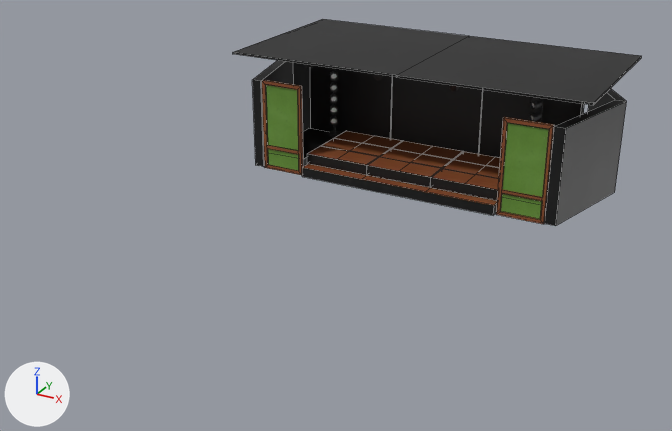
Before and after pictures for a commit that changed the Blender file stage00/stage00.blend.
Both versions are drawn from a 50 mm lens placed at (25.4, -58.2, 23.6), pointed at (-0.7, -10.7, -0.2). Lighting does not change. The marker at lower left points along +X, +Y and +Z. Mesh edges are drawn as thin lines on the coarser meshes.

The first picture shows 'Back-Wall-Panel', 'Butai-Sode', 'Ceiling', 'Side-Wall', 'Wood-Floor', 'Wood-Floor-Base'.
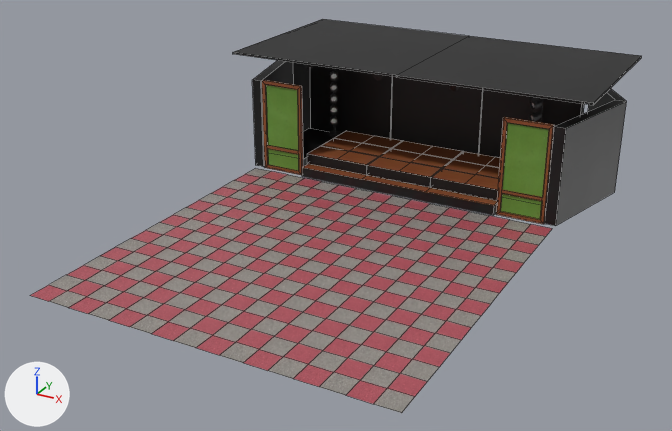
Commit message: Add carpet to stage00

Pixel boxes (x1, y1, x2, y2) of what changed, in the pictures (672 x 431 px):
```json
{"object": "Plane", "change": "added", "after": [30, 168, 552, 413]}
```

Scene script edits in JSON lines:
```json
{"op": "add", "block": "me_plane", "code": ["me_plane = bpy.data.meshes.new('Plane')", "me_plane.from_pydata(...)  # 9 vertices, 4 faces; spans x 0.0..2.83, y -6.68..-3.85, z 0.49", "me_plane.materials.append(mat_stage00_png)  # picture img_stage00_png"]}
{"op": "add", "block": "ob_plane", "code": ["ob_plane = bpy.data.objects.new('Plane', me_plane)", "ob_plane.location = (0.0, 0.0, -1.67)", "_m = ob_plane.modifiers.new('Array', 'ARRAY')", "_m.count = 4", "_m.constant_offset_displace = (0.0, 0.0, 0.0)", "_m = ob_plane.modifiers.new('Array.001', 'ARRAY')", "_m.count = 8", "_m.constant_offset_displace = (0.0, 0.0, 0.0)", "_m.relative_offset_displace = (0.0, -1.0, 0.0)", "_m = ob_plane.modifiers.new('Array.002', 'ARRAY')", "_m.constant_offset_displace = (0.0, 0.0, 0.0)", "_m.relative_offset_displace = (-1.0, 0.0, 0.0)"]}
```
